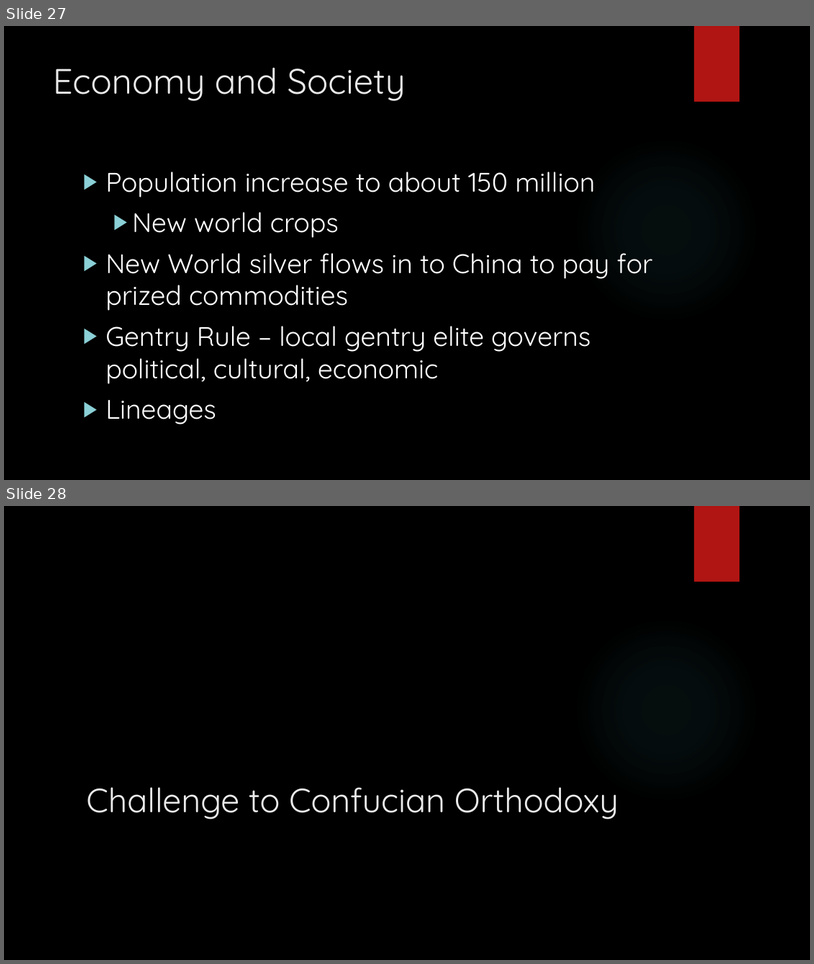
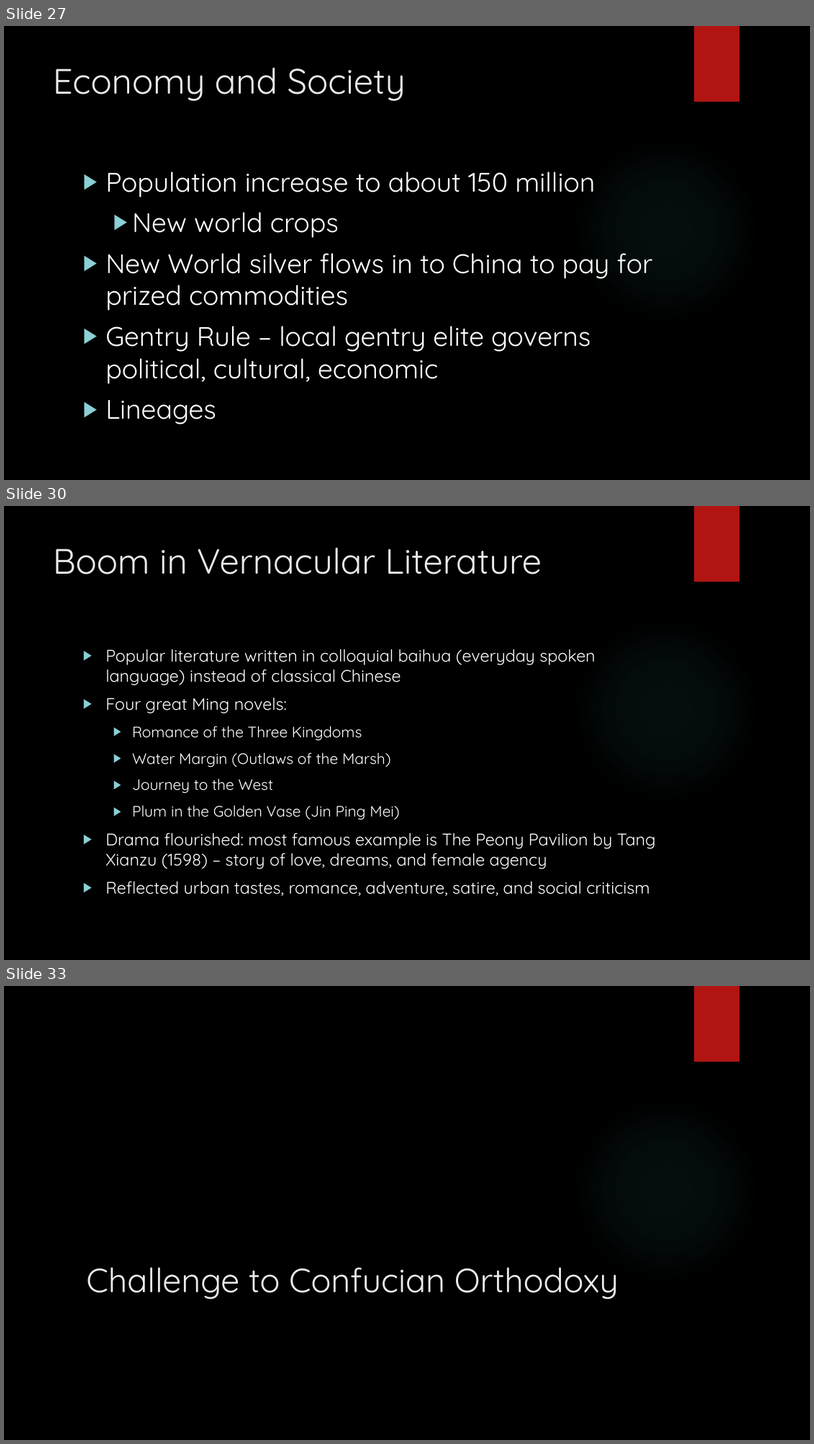
Before and after one commit to YugenPhotog/rcchistory, a slide deck: public/the_lyceum/chinese-history/powerpoints/14 The Ming Empire in China.pptx. Shown one above the other, each under a label of ours: slides 27 and 28 before the commit, slides 27, 30 and 33 after it; the slides between them are not shown. The pictures are 814x964 and 814x1444 pixels, drawn with LibreOffice and Linux fonts; fonts in the diff are those of the drawing; background and template pictures are left out. Boxes give left, top, right and bottom in pixels: in the first picture for what was removed or moved away, otherwise in the second. Text is boxed around its words. In the diff, an @@ line names an element or a change of style, - is before the commit and + after.

Commit message:
ch 25 and  Ming Dynasty

```diff
--- a/public/the_lyceum/chinese-history/powerpoints/14 The Ming Empire in China.pptx
+++ b/public/the_lyceum/chinese-history/powerpoints/14 The Ming Empire in China.pptx
@@ slide 30 added at (4,506,810,960), background picture (left out); not listed: 2 template elements that a slide beside it also shows @@
@@ title added at (53,547,543,574), 42 pt, text #EBEBEB @@
+Boom in Vernacular Literature
@@ text added at (106,649,656,896), 20 pt, text #FFFFFF @@
+▶ Popular literature written in colloquial baihua (everyday spoken language) instead of classical Chinese
+▶ Four great Ming novels:
+  ▶ Romance of the Three Kingdoms
+  ▶ Water Margin (Outlaws of the Marsh)
+  ▶ Journey to the West
+  ▶ Plum in the Golden Vase (Jin Ping Mei)
+▶ Drama flourished: most famous example is The Peony Pavilion by Tang Xianzu (1598) – story of love, dreams, and female agency
+▶ Reflected urban tastes, romance, adventure, satire, and social criticism
@@ what was slide 28 is now slide 33 @@
```
Also in this commit, not shown: 4 other slides added, 4 other files.
